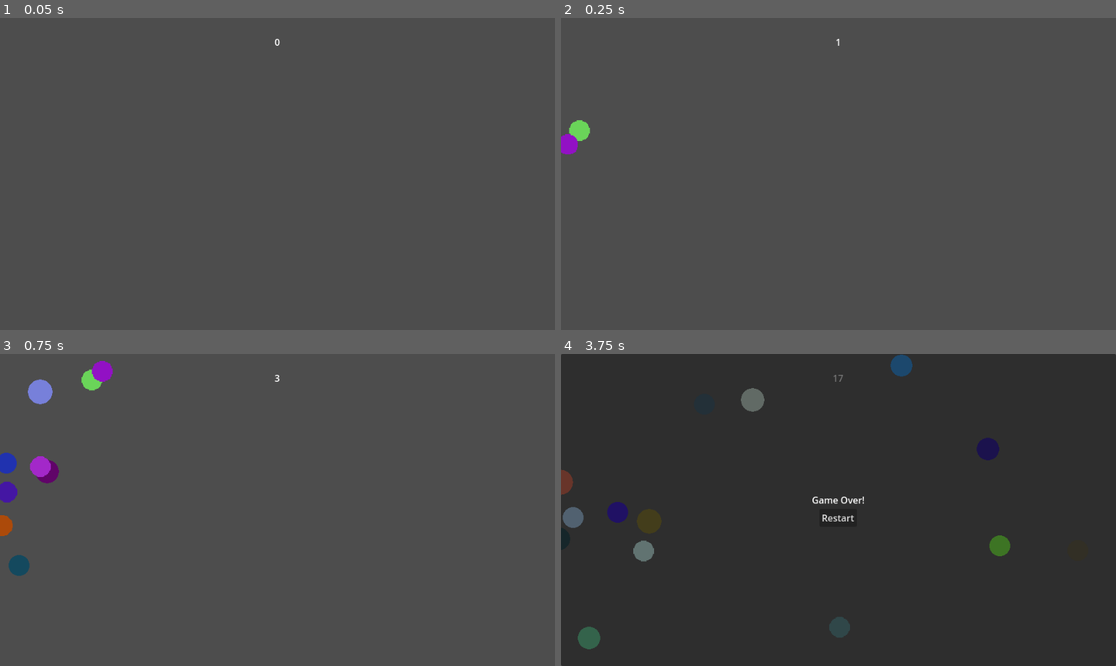
Above: before the commit, frames 1-4 (two rows, left to right).
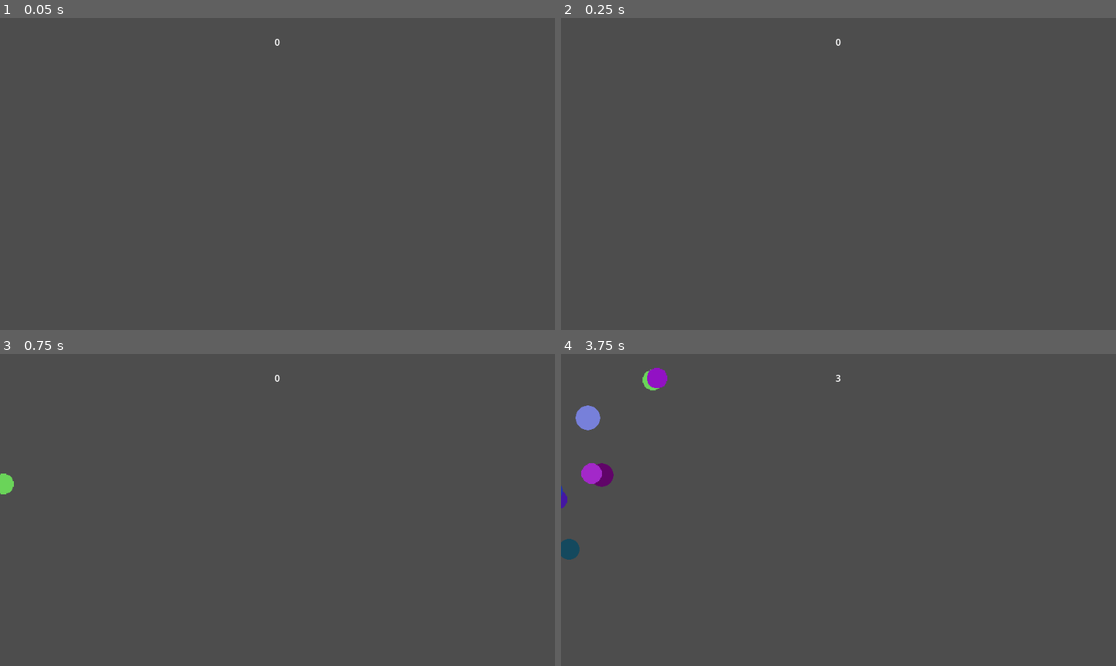
Above: after the commit, the same moments.

Repository: i-Light/gdaimcp_training_game
Game: Godot game, scene res://scenes/main.tscn
Two runs of this game, one before a commit and one after it. Both use one fixed random seed, a clock stepped at 60 frames per second and the inputs below.
Inputs (mouse positions are in pixels of both pictures, inside the frame that each line leads up to):
- Up to frame 1 (0.05 s): no input
- Up to frame 2 (0.25 s): no input
- Up to frame 3 (0.75 s): move the mouse to (399, 494) at 0.52 s
- Up to frame 4 (3.75 s): move the mouse to (727, 525) at 1.27 s; move the mouse to (894, 441) at 2.02 s; move the mouse to (810, 572) at 2.77 s; move the mouse to (1005, 556) at 3.52 s

Frame 1 is identical in both runs. In frame 2, 0.4% of the frame differs, in the area x 0-51%, y 6-44%; in frame 3, 1.7%; in frame 4, 100%, in the area x 0-100%, y 0-100%.

Commit message:
fx speed

Diff:
--- a/script/main.gd
+++ b/script/main.gd
@@ -5,7 +5,7 @@
 
 func _ready() -> void:
 	G.gameover.connect(_on_gameover, CONNECT_ONE_SHOT)
-	Engine.time_scale = 5
+	#Engine.time_scale = 5
 
 func _on_gameover()->void:
 	game.process_mode = Node.PROCESS_MODE_DISABLED
